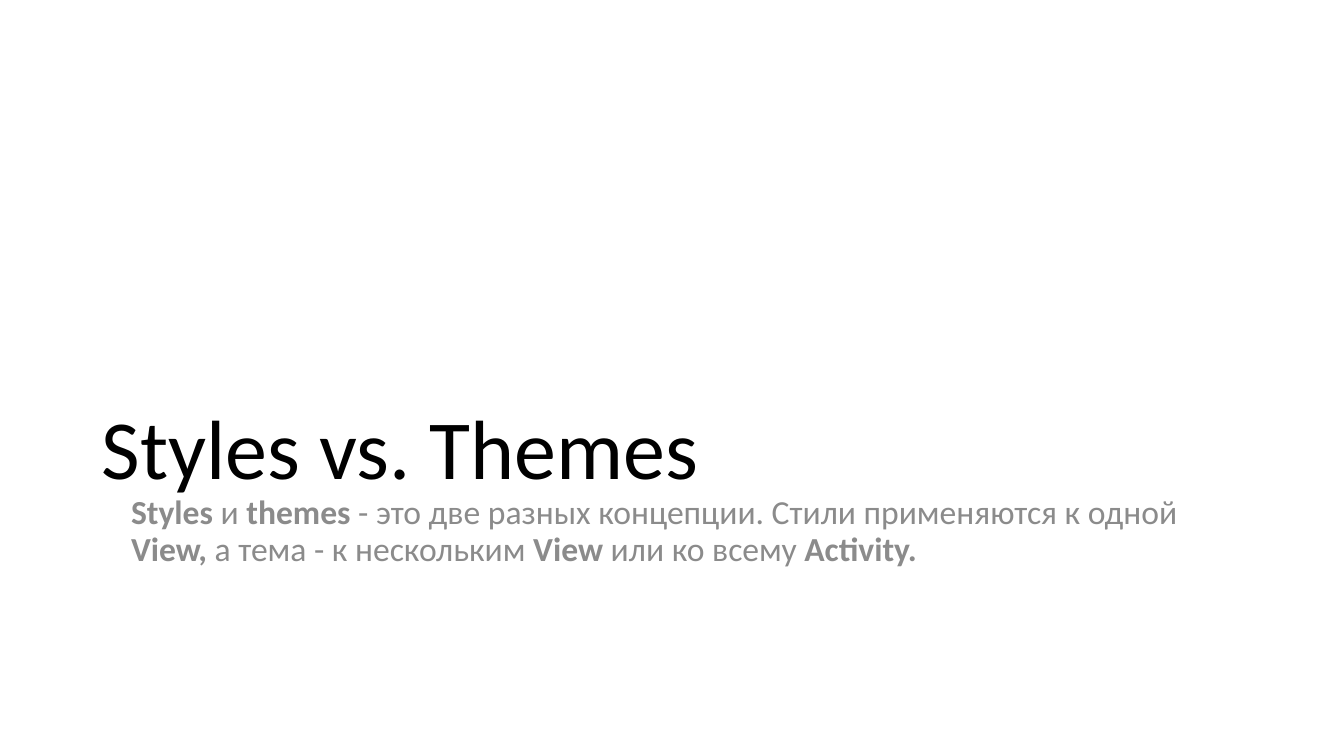
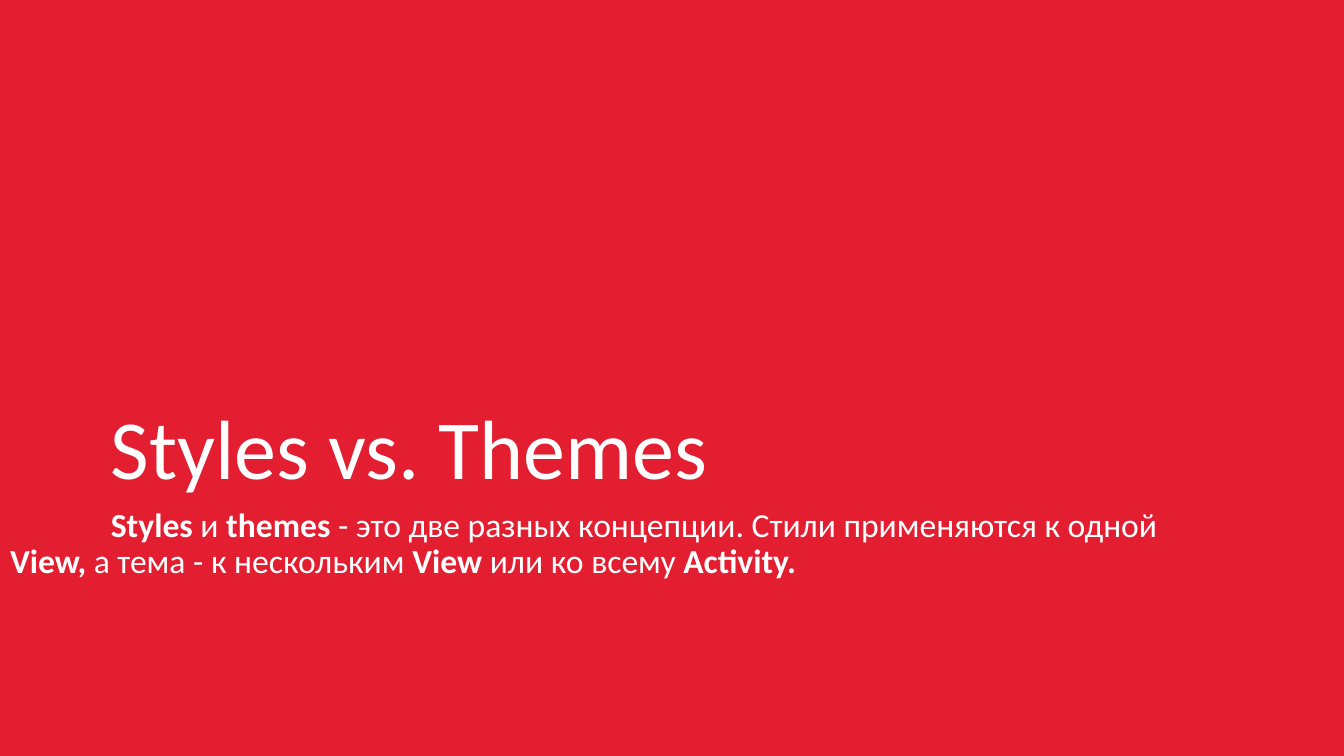
Before and after one commit to ZebanNikolay/android-style-best-practices, a slide deck: slide 24 of Styles and Themes in Android.pptm (slide 21 before the commit). Drawn at 1344x756 pixels with LibreOffice and Linux fonts; fonts in the diff are those of the drawing. Boxes give left, top, right and bottom in pixels: in the first picture for what was removed or moved away, otherwise in the second. Text is boxed around its words. In the diff, an @@ line names an element or a change of style, - is before the commit and + after.

```diff
--- a/Styles and Themes in Android.pptm
+++ b/Styles and Themes in Android.pptm
@@ background #FFFFFF to #E21E30 @@
@@ title "Styles vs. Themes": place and size @@
-title "Styles vs. Themes" at [102,420,698,493]
+title "Styles vs. Themes" at [111,420,707,493]
@@ title "Styles vs. Themes" at [111,420,707,493]: text colour #000000 to #FFFFFF @@
@@ text "Styles и themes - это ...": place and size @@
-text "Styles и themes - это ..." at [131,500,1177,567]
+text "Styles и themes - это ..." at [10,513,1157,579]
@@ text "Styles и themes - это ..." at [10,513,1157,579]: text colour #8C8C8C to #FFFFFF @@
```
Also in this commit, not shown: 21 other slides changed, 4 slides added, 2 slides removed.
